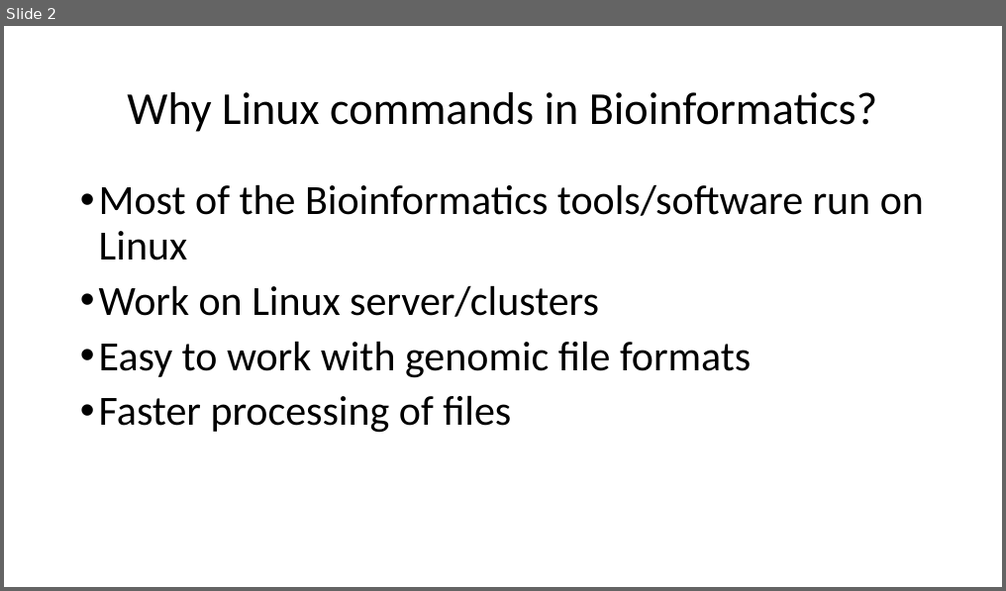
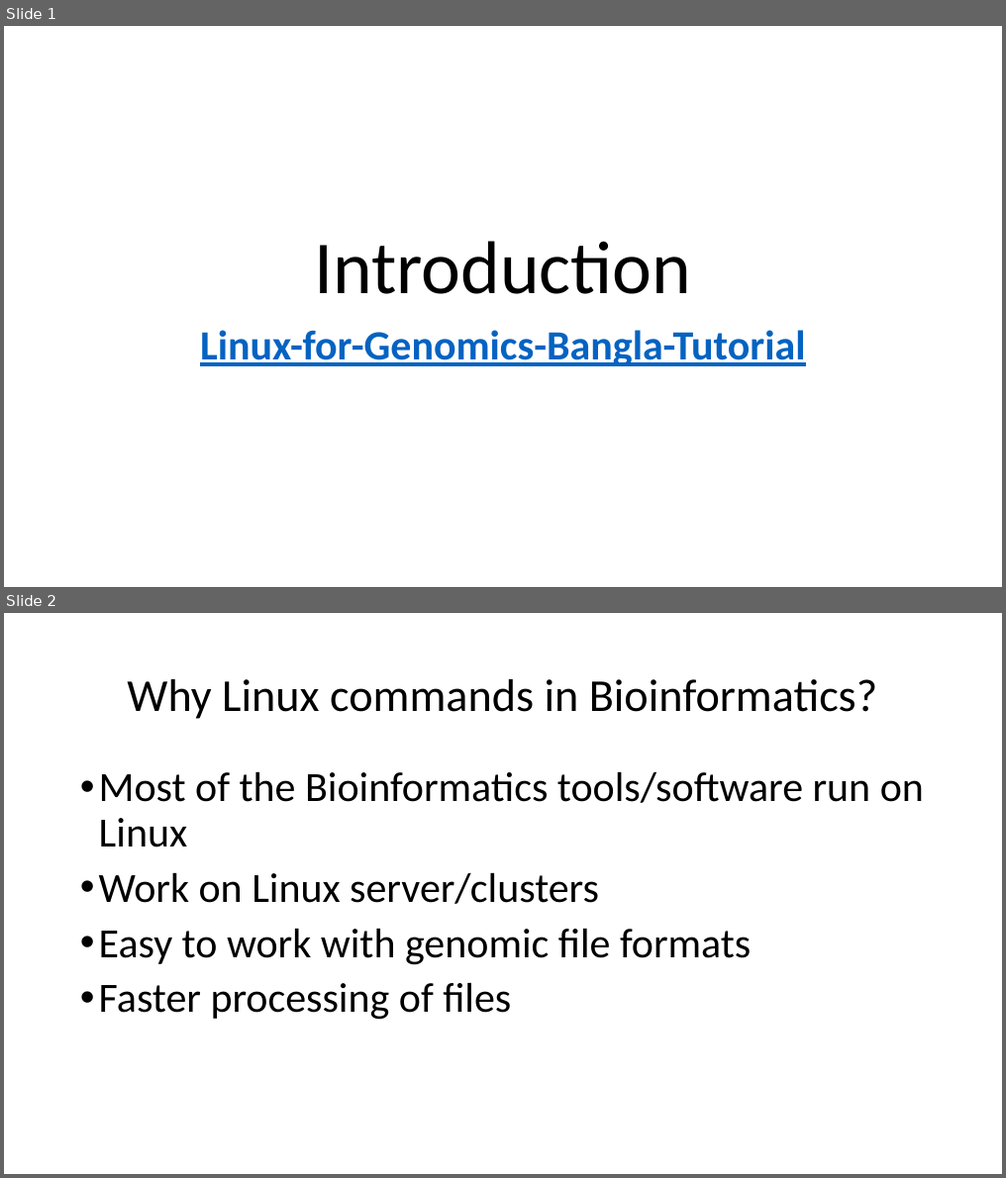
Before and after one commit to Rashedul/Linux-for-Genomics-Bangla-Tutorial, a slide deck: files/slides.pptx. Shown one above the other, each under a label of ours: slide 2 before the commit, slides 1 and 2 after it. The pictures are 1006x591 and 1006x1178 pixels, drawn with LibreOffice and Linux fonts; fonts in the diff are those of the drawing. Boxes give left, top, right and bottom in pixels: in the first picture for what was removed or moved away, otherwise in the second. Text is boxed around its words. In the diff, an @@ line names an element or a change of style, - is before the commit and + after.

```diff
--- a/files/slides.pptx
+++ b/files/slides.pptx
@@ slide 1 added at <box>4,26,1002,587</box>, background #FFFFFF @@
@@ title added at <box>314,241,691,294</box>, 72 pt, text #000000 @@
+Introduction
@@ subtitle added at <box>200,330,806,367</box>, 40 pt, text #0563C1, bold, underline @@
+Linux-for-Genomics-Bangla-Tutorial
```
Also in this commit, not shown: 3 other slides added, 1 slide removed, 8 other files.
